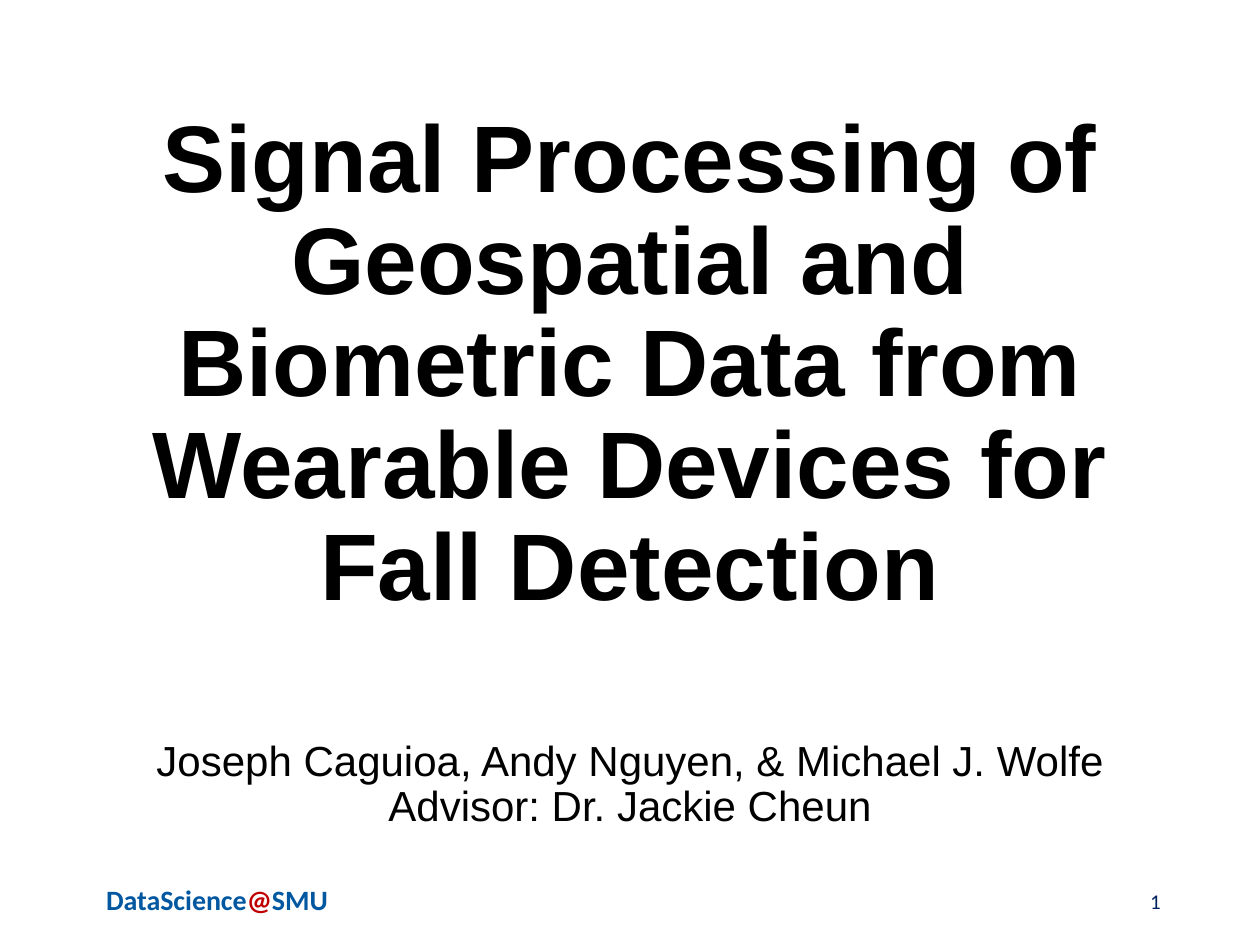
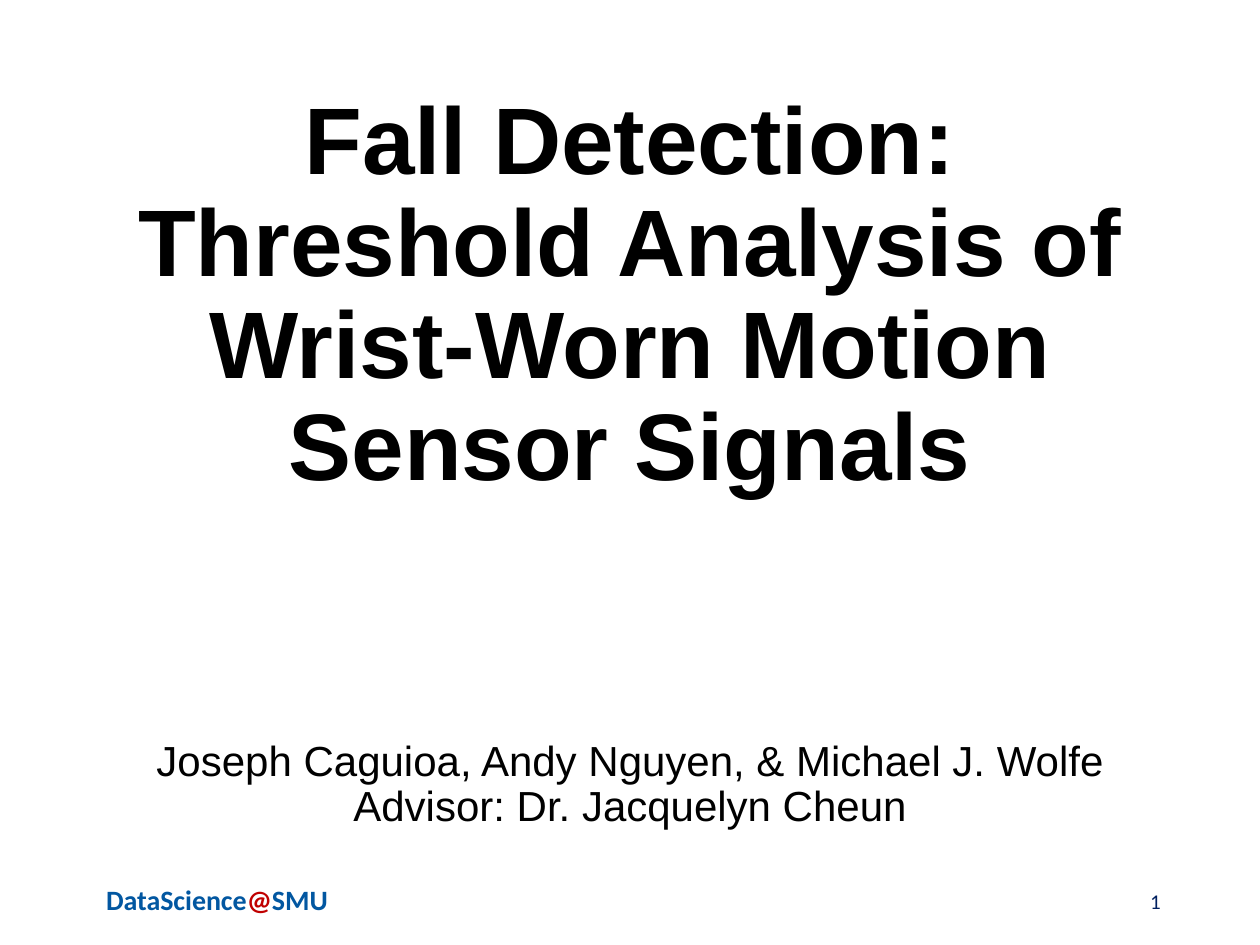
Before and after one commit to mjwolfe91/MSDS_Capstone_JC_AN_MW, a slide deck: slide 1 of Presentation/DraftThreePresentation_CaguioaNguyenWolfe.pptx. Drawn at 1260x945 pixels with LibreOffice and Linux fonts; fonts in the diff are those of the drawing; background and template pictures are left out. Boxes give left, top, right and bottom in pixels: in the first picture for what was removed or moved away, otherwise in the second. Text is boxed around its words. In the diff, an @@ line names an element or a change of style, - is before the commit and + after.

```diff
--- a/Presentation/DraftThreePresentation_CaguioaNguyenWolfe.pptx
+++ b/Presentation/DraftThreePresentation_CaguioaNguyenWolfe.pptx
@@ title at <box>138,105,1121,497</box>: text changed @@
-Signal Processing of Geospatial and Biometric Data from Wearable Devices for Fall Detection
+Fall Detection: Threshold Analysis of Wrist-Worn Motion Sensor Signals
@@ subtitle at <box>353,790,907,830</box>: text changed @@
-Advisor: Dr. Jackie Cheun
+Advisor: Dr. Jacquelyn Cheun
```
Also in this commit, not shown: 5 other slides changed, 2 slides added, 2 slides removed, 1 other file.
